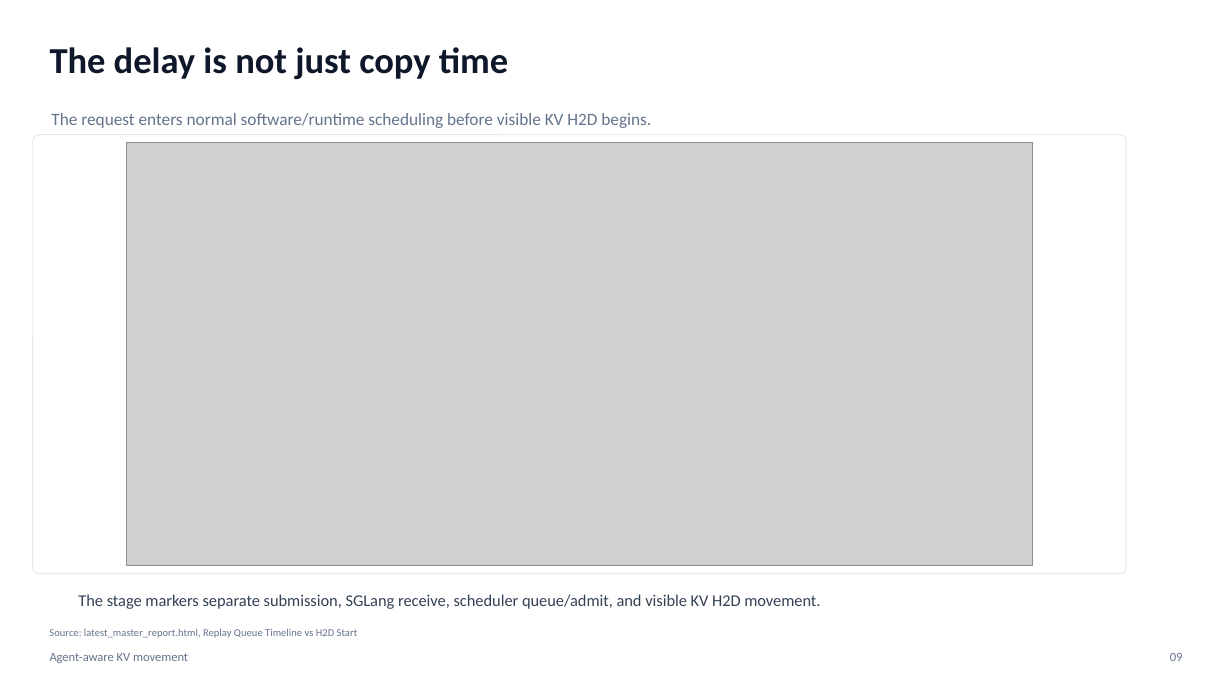
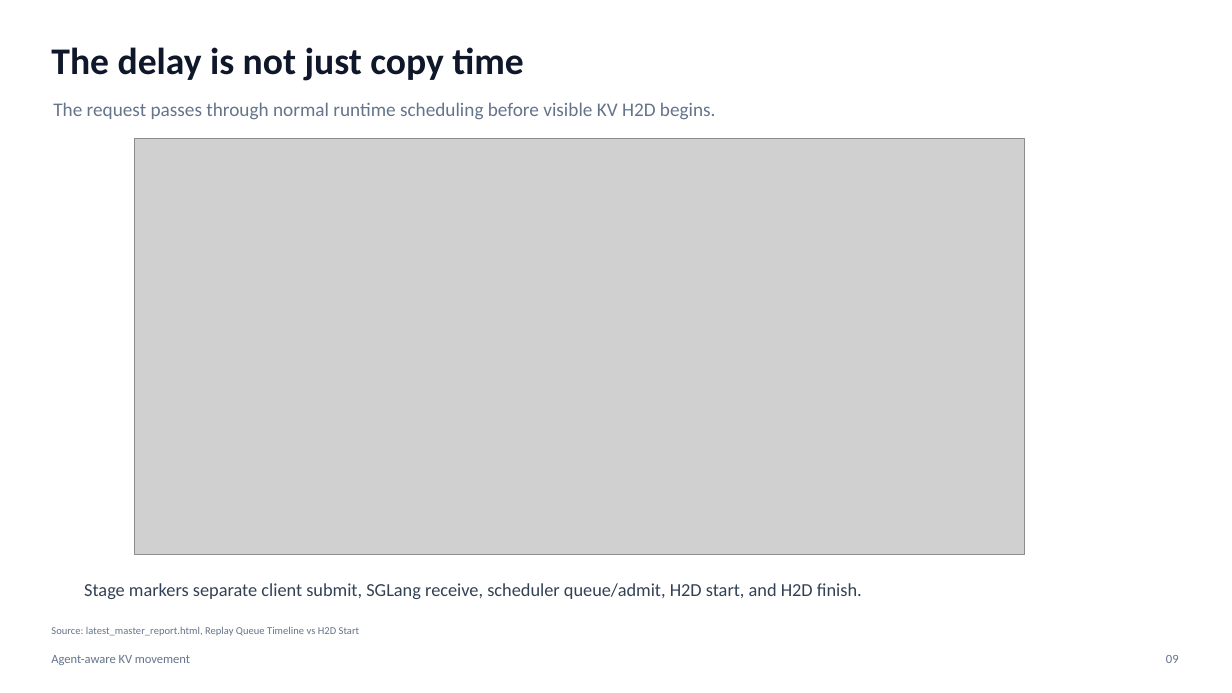
Before and after one commit to the308official-afk/agentic-hardware, a slide deck: slide 9 of sglang_direct_kv/artifacts/slides/agent_aware_kv_movement_manager_deck.pptx. Drawn at 1232x693 pixels with LibreOffice and Linux fonts; fonts in the diff are those of the drawing; grey boxes stand for pictures. Boxes give left, top, right and bottom in pixels: in the first picture for what was removed or moved away, otherwise in the second. Text is boxed around its words. In the diff, an @@ line names an element or a change of style, - is before the commit and + after.

Commit message:
Simplify manager deck to point style

```diff
--- a/sglang_direct_kv/artifacts/slides/agent_aware_kv_movement_manager_deck.pptx
+++ b/sglang_direct_kv/artifacts/slides/agent_aware_kv_movement_manager_deck.pptx
@@ text "The delay is not just ..." at (x1=51, y1=47, x2=524, y2=81): size 28.5 to 29.2 pt @@
@@ text at (x1=53, y1=102, x2=716, y2=120): text changed; size 13.5 to 15 pt @@
-The request enters normal software/runtime scheduling before visible KV H2D begins.
+The request passes through normal runtime scheduling before visible KV H2D begins.
@@ rounded rectangle removed at (x1=32, y1=135, x2=1126, y2=574) @@
@@ picture resized from (x1=126, y1=142, x2=1032, y2=566) to (x1=134, y1=139, x2=1024, y2=555) @@
@@ text at (x1=84, y1=583, x2=862, y2=599): text changed; size 12.8 to 14.2 pt @@
-The stage markers separate submission, SGLang receive, scheduler queue/admit, and visible KV H2D movement.
+Stage markers separate client submit, SGLang receive, scheduler queue/admit, H2D start, and H2D finish.
@@ text "09" moved from (x1=1170, y1=653, x2=1183, y2=661) to (x1=1166, y1=655, x2=1179, y2=663) @@
```
Also in this commit, not shown: 9 other slides changed, 1 slide added, 1 slide removed, 3 other files.
